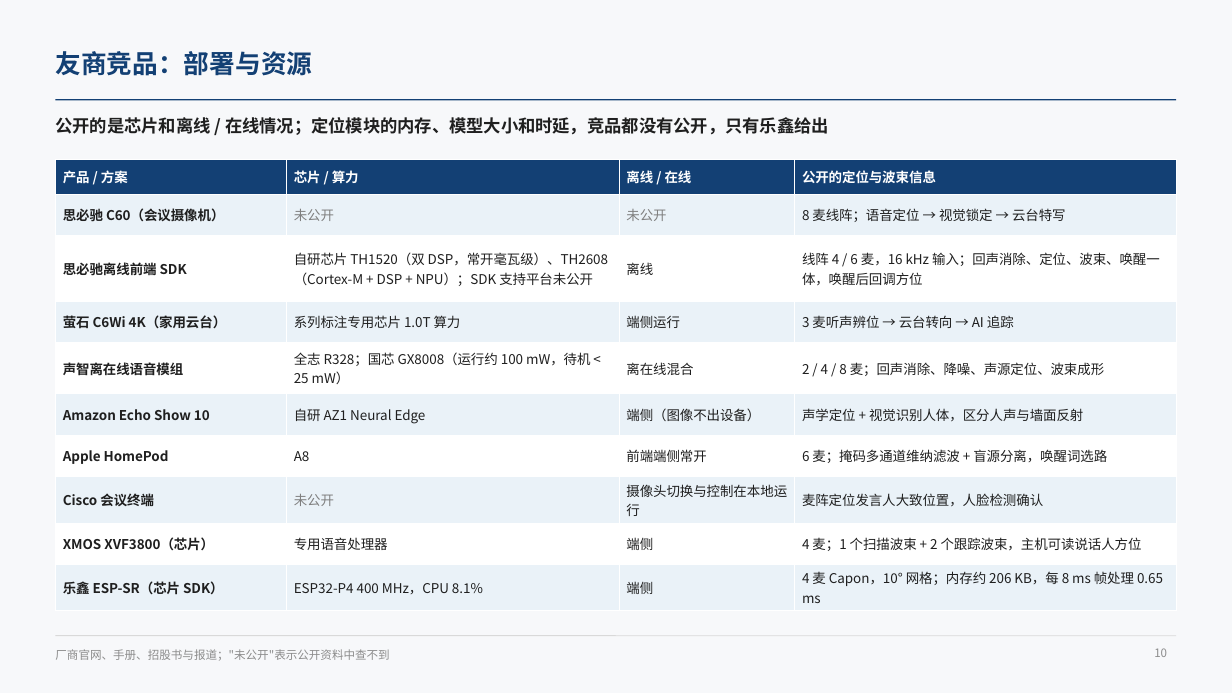
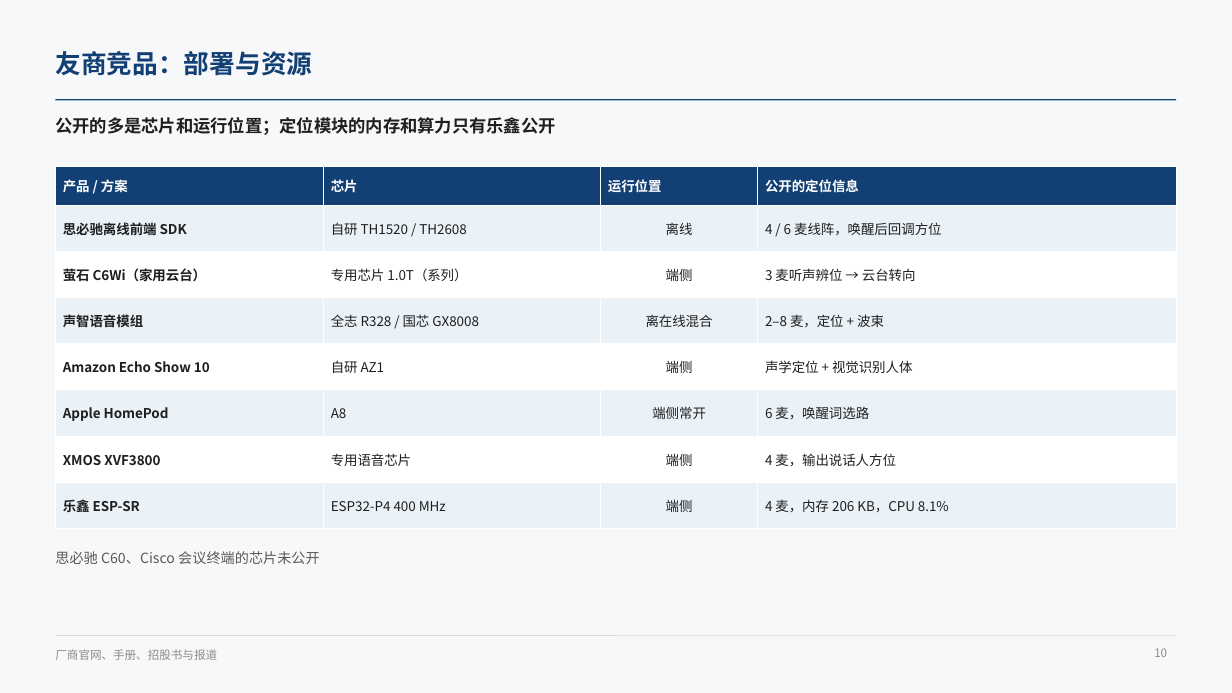
Before and after one commit to ZeroFoxxi/ssl-scene1, a slide deck: slide 10 of 01_场景一_摄像头声源定位/技术总结/声源定位与波束成形技术总结.pptx. Drawn at 1232x693 pixels with LibreOffice and Linux fonts; fonts in the diff are those of the drawing. Boxes give left, top, right and bottom in pixels: in the first picture for what was removed or moved away, otherwise in the second. Text is boxed around its words. In the diff, an @@ line names an element or a change of style, - is before the commit and + after.

```diff
--- a/01_场景一_摄像头声源定位/技术总结/声源定位与波束成形技术总结.pptx
+++ b/01_场景一_摄像头声源定位/技术总结/声源定位与波束成形技术总结.pptx
@@ text at (55,117,555,135): text changed @@
-公开的是芯片和离线 / 在线情况；定位模块的内存、模型大小和时延，竞品都没有公开，只有乐鑫给出
+公开的多是芯片和运行位置；定位模块的内存和算力只有乐鑫公开
@@ table at (55,166,1177,516) @@
-row 1: 产品 / 方案 | 芯片 / 算力 | 离线 / 在线 | 公开的定位与波束信息
-row 2: 思必驰 C60（会议摄像机） | 未公开 | 未公开 | 8 麦线阵；语音定位 → 视觉锁定 → 云台特写
-row 3: 思必驰离线前端 SDK | 自研芯片 TH1520（双 DSP，常开毫瓦级）、TH2608（Cortex-M + DSP + NPU）；SDK 支持平台未公开 | 离线 | 线阵 4 / 6 麦，16 kHz 输入；回声消除、定位、波束、唤醒一体，唤醒后回调方位
-row 4: 萤石 C6Wi 4K（家用云台） | 系列标注专用芯片 1.0T 算力 | 端侧运行 | 3 麦听声辨位 → 云台转向 → AI 追踪
-row 5: 声智离在线语音模组 | 全志 R328；国芯 GX8008（运行约 100 mW，待机 < 25 mW） | 离在线混合 | 2 / 4 / 8 麦；回声消除、降噪、声源定位、波束成形
-row 6: Amazon Echo Show 10 | 自研 AZ1 Neural Edge | 端侧（图像不出设备） | 声学定位 + 视觉识别人体，区分人声与墙面反射
-row 7: Apple HomePod | A8 | 前端端侧常开 | 6 麦；掩码多通道维纳滤波 + 盲源分离，唤醒词选路
-row 8: Cisco 会议终端 | 未公开 | 摄像头切换与控制在本地运行 | 麦阵定位发言人大致位置，人脸检测确认
-row 9: XMOS XVF3800（芯片） | 专用语音处理器 | 端侧 | 4 麦；1 个扫描波束 + 2 个跟踪波束，主机可读说话人方位
-row 10: 乐鑫 ESP-SR（芯片 SDK） | ESP32-P4 400 MHz，CPU 8.1% | 端侧 | 4 麦 Capon，10° 网格；内存约 206 KB，每 8 ms 帧处理 0.65 ms
+row 1: 产品 / 方案 | 芯片 | 运行位置 | 公开的定位信息
+row 2: 思必驰离线前端 SDK | 自研 TH1520 / TH2608 | 离线 | 4 / 6 麦线阵，唤醒后回调方位
+row 3: 萤石 C6Wi（家用云台） | 专用芯片 1.0T（系列） | 端侧 | 3 麦听声辨位 → 云台转向
+row 4: 声智语音模组 | 全志 R328 / 国芯 GX8008 | 离在线混合 | 2–8 麦，定位 + 波束
+row 5: Amazon Echo Show 10 | 自研 AZ1 | 端侧 | 声学定位 + 视觉识别人体
+row 6: Apple HomePod | A8 | 端侧常开 | 6 麦，唤醒词选路
+row 7: XMOS XVF3800 | 专用语音芯片 | 端侧 | 4 麦，输出说话人方位
+row 8: 乐鑫 ESP-SR | ESP32-P4 400 MHz | 端侧 | 4 麦，内存 206 KB，CPU 8.1%
@@ table: place and size @@
-table at (55,159,1177,607)
+table at (55,166,1177,516)
@@ text added at (55,551,320,564), 11 pt, text #595959 @@
+思必驰 C60、Cisco 会议终端的芯片未公开
@@ text at (55,649,217,660): text changed @@
-厂商官网、手册、招股书与报道；"未公开"表示公开资料中查不到
+厂商官网、手册、招股书与报道
```
Also in this commit, not shown: 11 other slides changed, 5 other files.
